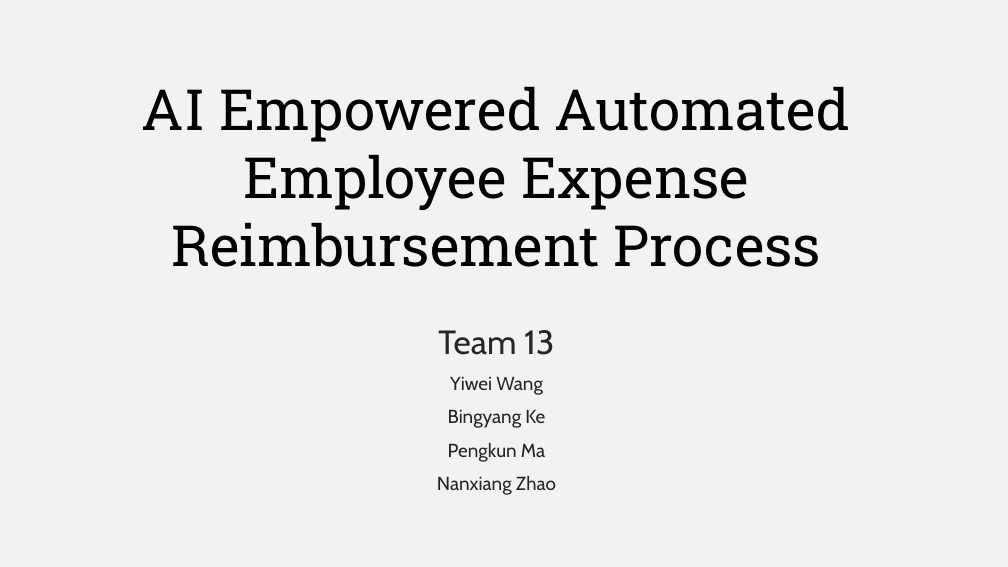
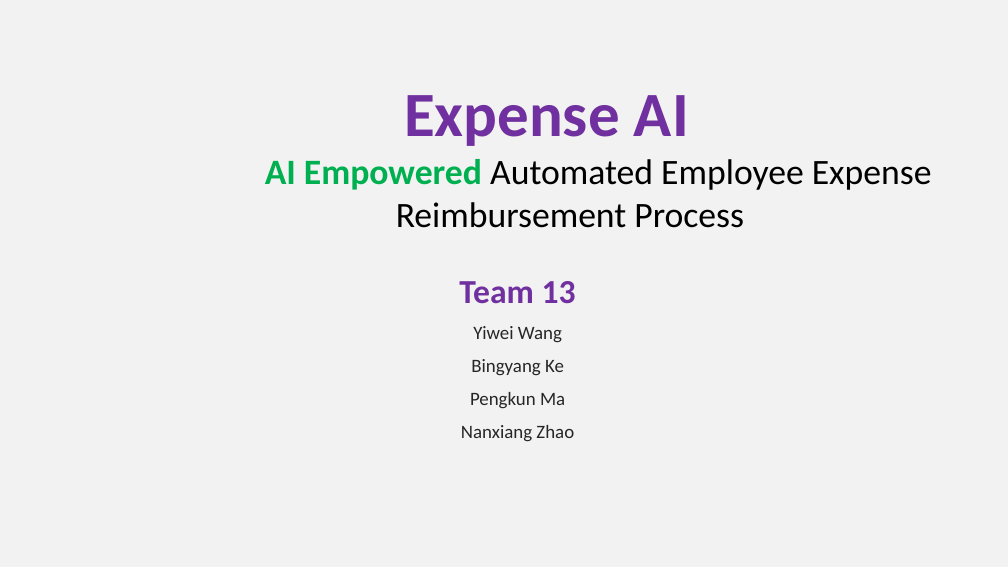
Before and after one commit to ivwangYW/5100CS_Group_Final_Project_Expense-AI, a slide deck: slide 1 of AI Empowered Automated Employee Expense Reimbursement Process.pptx. Drawn at 1008x567 pixels with LibreOffice and Linux fonts; fonts in the diff are those of the drawing; background and template pictures are left out. Boxes give left, top, right and bottom in pixels: in the first picture for what was removed or moved away, otherwise in the second. Text is boxed around its words. In the diff, an @@ line names an element or a change of style, - is before the commit and + after.

```diff
--- a/AI Empowered Automated Employee Expense Reimbursement Process.pptx
+++ b/AI Empowered Automated Employee Expense Reimbursement Process.pptx
@@ text at (x1=404, y1=95, x2=689, y2=146): paragraph added @@
+Expense AI
@@ text at (x1=265, y1=159, x2=932, y2=228): size 54 to 34 pt, font Roboto Slab to Calibri in "AI Empowered Automated Employee Expense Reimbursement Proces ..."; text colour #000000 to #00B050, bold on in "AI Empowered" @@
@@ subtitle "Team 13" moved from (x1=437, y1=330, x2=556, y2=495) to (x1=459, y1=281, x2=576, y2=442) @@
@@ subtitle "Team 13" at (x1=459, y1=281, x2=576, y2=442): font Cabin to Calibri; text colour #262626 to #7030A0, bold on in "Team 13" @@
```
Also in this commit, not shown: 7 other slides changed, 3 slides added, 1 slide removed, 3 other files.
